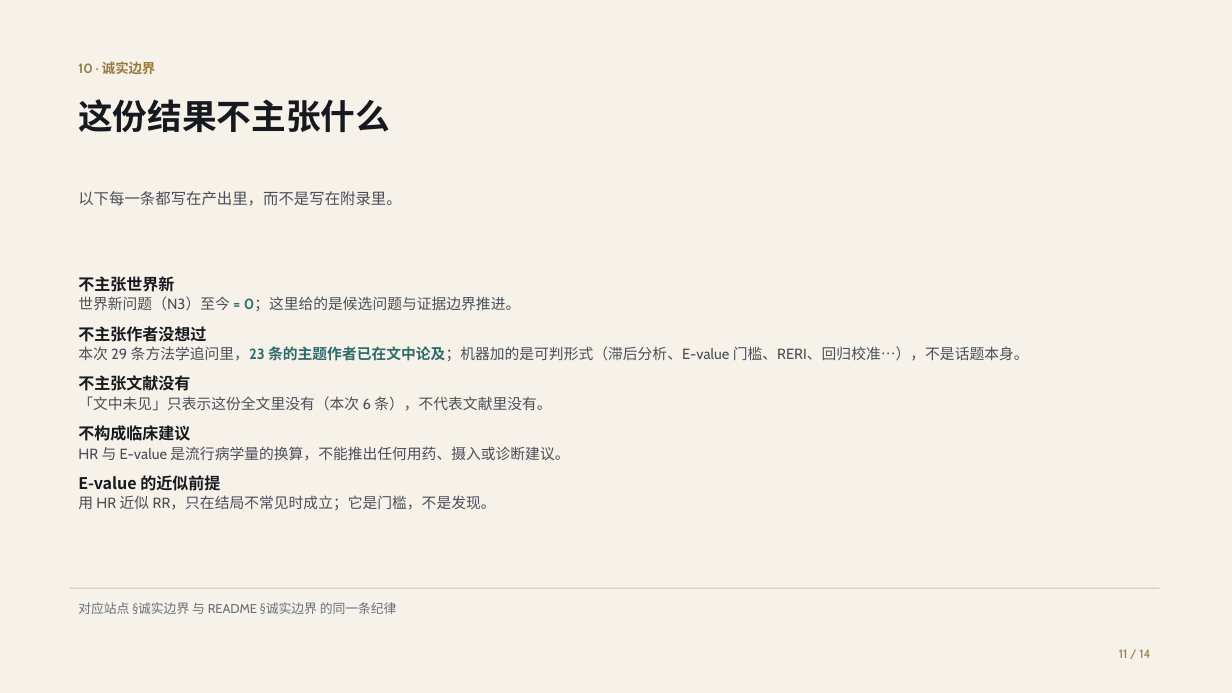
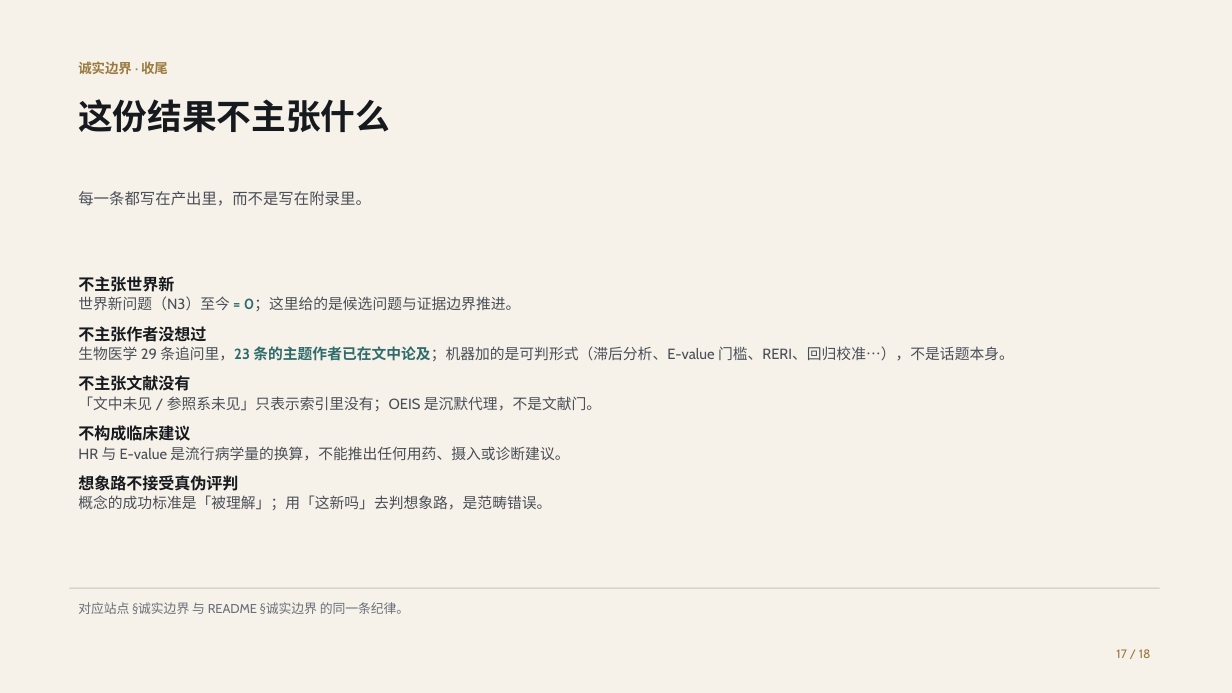
Before and after one commit to shikunpneg/ask-dao, a slide deck: slide 17 of docs/ppt/ask-dao-biomed-deck.pptx (slide 11 before the commit). Drawn at 1232x693 pixels with LibreOffice and Linux fonts; fonts in the diff are those of the drawing. Boxes give left, top, right and bottom in pixels: in the first picture for what was removed or moved away, otherwise in the second. Text is boxed around its words. In the diff, an @@ line names an element or a change of style, - is before the commit and + after.

```diff
--- a/docs/ppt/ask-dao-biomed-deck.pptx
+++ b/docs/ppt/ask-dao-biomed-deck.pptx
@@ text at box(78, 61, 168, 74): text changed @@
-10 · 诚实边界
+诚实边界 · 收尾
@@ text at box(78, 191, 371, 206): text changed @@
-以下每一条都写在产出里，而不是写在附录里。
+每一条都写在产出里，而不是写在附录里。
@@ text at box(78, 346, 1014, 361): text changed @@
-本次 29 条方法学追问里，23 条的主题作者已在文中论及；机器加的是可判形式（滞后分析、E-value 门槛、RERI、回归校准…），不是话题本身。
+生物医学 29 条追问里，23 条的主题作者已在文中论及；机器加的是可判形式（滞后分析、E-value 门槛、RERI、回归校准…），不是话题本身。
@@ text at box(78, 396, 601, 411): text changed @@
-「文中未见」只表示这份全文里没有（本次 6 条），不代表文献里没有。
+「文中未见 / 参照系未见」只表示索引里没有；OEIS 是沉默代理，不是文献门。
@@ text at box(78, 475, 551, 510): text changed @@
-E-value 的近似前提
-用 HR 近似 RR，只在结局不常见时成立；它是门槛，不是发现。
+想象路不接受真伪评判
+概念的成功标准是「被理解」；用「这新吗」去判想象路，是范畴错误。
@@ text at box(78, 602, 410, 614): text changed @@
-对应站点 §诚实边界 与 README §诚实边界 的同一条纪律
+对应站点 §诚实边界 与 README §诚实边界 的同一条纪律。
@@ text at box(1116, 649, 1151, 658): text changed @@
-11 / 14
+17 / 18
```
Also in this commit, not shown: 7 other slides changed, 10 slides added, 6 slides removed, 21 other files.
